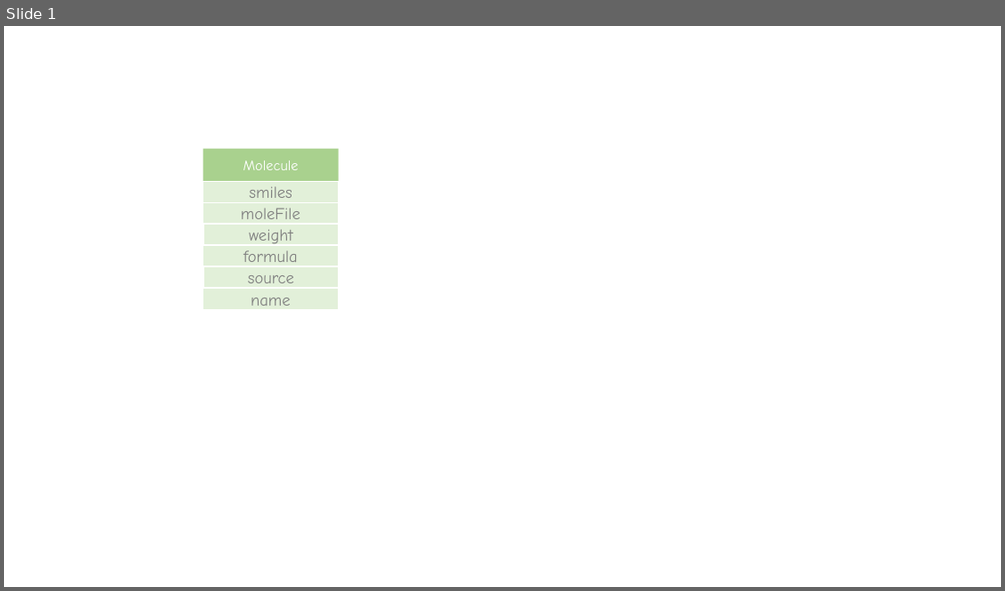
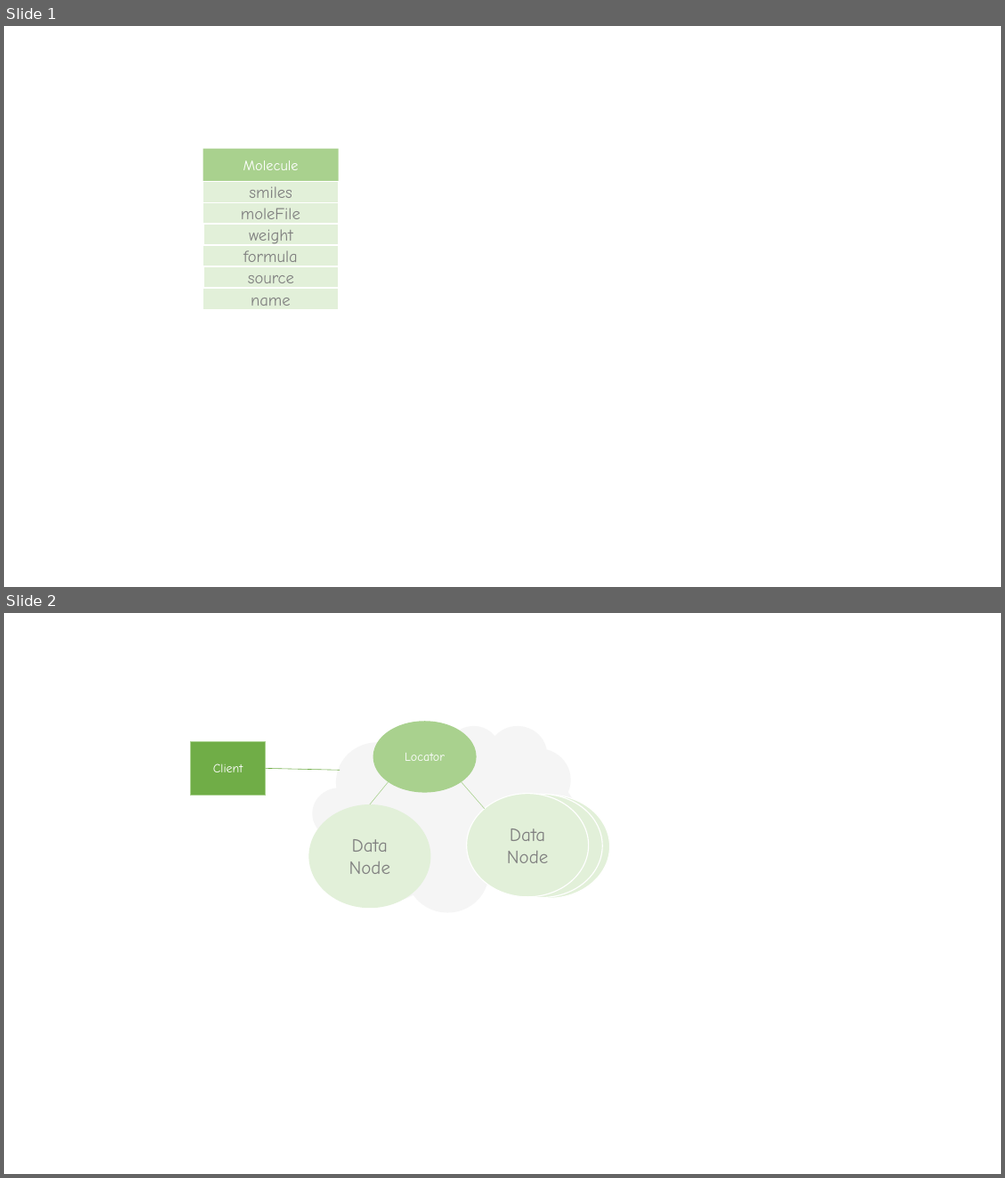
Before and after one commit to ggreen/khem, a slide deck: docs/khem-diagrams.pptx. Shown one above the other, each under a label of ours: slide 1 before the commit, slides 1 and 2 after it. The pictures are 1005x591 and 1005x1178 pixels, drawn with LibreOffice and Linux fonts; fonts in the diff are those of the drawing. Boxes give left, top, right and bottom in pixels: in the first picture for what was removed or moved away, otherwise in the second. Text is boxed around its words. In the diff, an @@ line names an element or a change of style, - is before the commit and + after.

```diff
--- a/docs/khem-diagrams.pptx
+++ b/docs/khem-diagrams.pptx
@@ slide 2 added at <box>4,613,1001,1174</box>, background #FFFFFF @@
@@ group added at <box>191,721,610,911</box>: 5 ellipses, 3 lines, 2 texts, 1 cloud, 1 rectangle @@
+Locator
+Data
+Node
+Data
+Node
+Client
```
Also in this commit, not shown: 2 other files.
